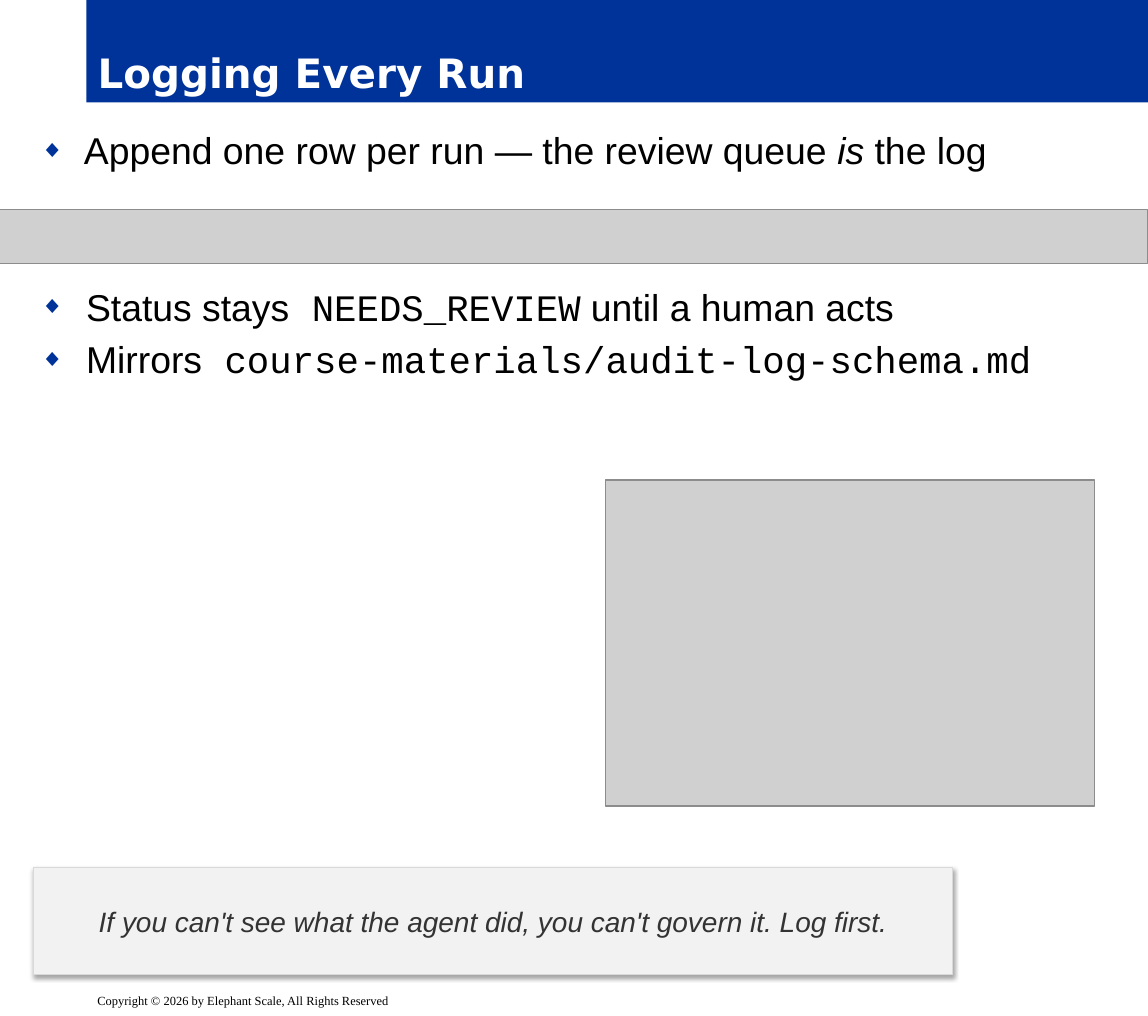
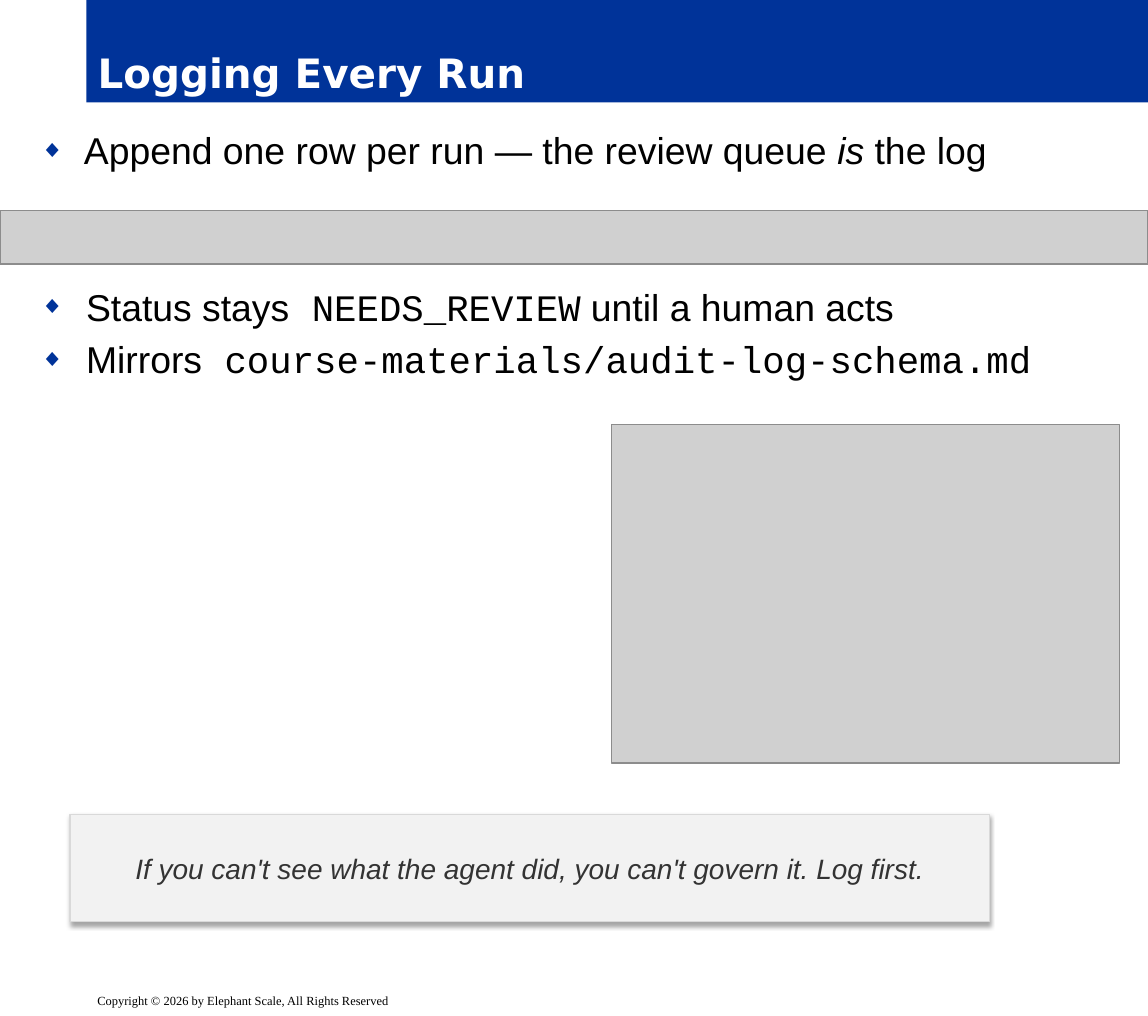
Before and after one commit to elephantscale/Building-Agentic-AI, a slide deck: slide 16 of slides/release/08-low-code-agents.pptx (slide 14 before the commit). Drawn at 1148x1016 pixels with LibreOffice and Linux fonts; fonts in the diff are those of the drawing; grey boxes stand for pictures; background and template pictures are left out. Boxes give left, top, right and bottom in pixels: in the first picture for what was removed or moved away, otherwise in the second. Text is boxed around its words. In the diff, an @@ line names an element or a change of style, - is before the commit and + after.

```diff
--- a/slides/release/08-low-code-agents.pptx
+++ b/slides/release/08-low-code-agents.pptx
@@ picture: place and size @@
-picture at box(605, 480, 1094, 806)
+picture at box(612, 424, 1120, 763)
@@ rectangle "If you can't see what ...": place and size @@
-rectangle "If you can't see what ..." at box(34, 868, 953, 976)
+rectangle "If you can't see what ..." at box(69, 814, 989, 922)
```
Also in this commit, not shown: 14 other slides changed.
